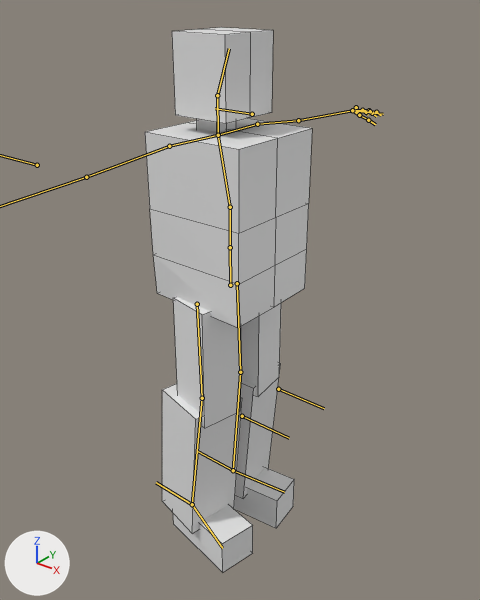
Before and after pictures for a commit that changed the Blender file models/BlenderSaves/Kubick.blend.
Camera for both pictures: a 50 mm lens placed at (18.2, -22.0, 27.5), pointed at (0.3, 0.3, 13.6). The axes (+X, +Y, +Z) are drawn at lower left. The lights are the same throughout. The bones that bend it are drawn over the model as lines. Mesh edges are drawn as thin lines.
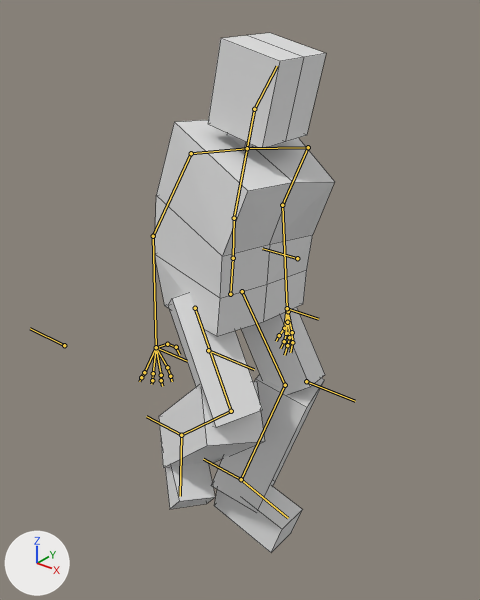
The newer file adds an action. The first version stands in its rest pose; the second is drawn at frame 40 of the action 'fly'.

Changed parts and their boxes [x1, y1, x2, y2] in the pictures (480 x 600 px):
'Cube.001', posed (8% wider): before [145, 27, 312, 572]; after [154, 33, 335, 553]
'Cube.003', posed: before [162, 384, 242, 533]; after [159, 381, 265, 468]
'Cube', posed (39% wider): before [173, 297, 241, 428]; after [168, 293, 263, 427]
'Cube.004', posed: before [235, 363, 281, 499]; after [211, 374, 325, 508]
'Cube.002', posed: before [241, 303, 281, 397]; after [241, 307, 325, 394]
bone 'Bone', root to tip: before (230, 285) to (230, 247); after (230, 294) to (233, 258)
bone 'Bone.001', root to tip: before (230, 247) to (230, 207); after (233, 258) to (234, 218)
bone 'Bone.002', root to tip: before (230, 207) to (218, 135); after (234, 218) to (247, 148)
bone 'Bone.003', root to tip: before (218, 135) to (217, 95); after (247, 148) to (254, 109)
bone 'Bone.004', root to tip: before (217, 95) to (229, 48); after (254, 109) to (277, 66)
bone 'Bone.005', root to tip: before (218, 135) to (169, 146); after (247, 148) to (191, 153)
bone 'Bone.026', root to tip: before (218, 135) to (257, 124); after (247, 148) to (308, 147)
bone 'Bone.010', root to tip: before (192, 504) to (222, 548); after (181, 435) to (180, 496)
bone 'Bone.031', root to tip: before (233, 470) to (284, 492); after (241, 479) to (288, 518)
bone 'Bone.048', root to tip: before (192, 504) to (156, 482); after (181, 435) to (146, 416)
bone 'Bone.047', root to tip: before (242, 416) to (289, 438); after (208, 350) to (254, 369)
bone 'Bone.050', root to tip: before (233, 470) to (198, 451); after (241, 479) to (203, 459)
bone 'Bone.049', root to tip: before (278, 389) to (324, 408); after (306, 381) to (355, 401)

The change in detail:
Bone 'Bone' (bone_bone) moves from (0.0, 0.0, 0.0) to (0.0, -0.46, 0.0).
Bone 'Bone' (bone_bone) turns from (0, 0, 0) to (0, -11, -5) degrees about its own x, y and z.
Bone 'Bone.001' (bone_bone_001) turns from (0, 0, 0) to (0, 0, 2) degrees about its own x, y and z.
Bone 'Bone.002' (bone_bone_002) turns from (0, 0, 0) to (-3, -6, -20) degrees about its own x, y and z.
Bone 'Bone.002' (bone_bone_002) is rescaled from (1.0, 1.0, 1.0) to (1.03, 1.03, 1.03).
Bone 'Bone.003' (bone_bone_003) turns from (0, 0, 0) to (2, 10, 10) degrees about its own x, y and z.
Bone 'Bone.004' (bone_bone_004) turns from (0, 0, 0) to (-2, 7, 0) degrees about its own x, y and z.
Bone 'Bone.005' (bone_bone_005) turns from (0, 0, 0) to (0, 0, -8) degrees about its own x, y and z.
Bone 'Bone.026' (bone_bone_026) turns from (0, 0, 0) to (-10, 1, 4) degrees about its own x, y and z.
Bone 'Bone.010' (bone_bone_010) turns from (0, 0, 0) to (0, 1, -3) degrees about its own x, y and z.
Bone 'Bone.031' (bone_bone_031) moves from (0.0, 0.0, 0.0) to (-0.22, 0.02, 0.0).
Bone 'Bone.031' (bone_bone_031) turns from (0, 0, 0) to (-13, 4, 2) degrees about its own x, y and z.
Bone 'Bone.048' (bone_bone_048) moves from (0.0, 0.0, 0.0) to (-3.11, 1.82, 1.13).
Bone 'Bone.047' (bone_bone_047) moves from (0.0, 0.0, 0.0) to (1.52, 0.0, 0.0).
Bone 'Bone.050' (bone_bone_050) moves from (0.0, 0.0, 0.0) to (-1.04, -1.55, -1.17).
Bone 'Bone.049' (bone_bone_049) moves from (0.0, 0.0, 0.0) to (-1.38, 0.0, 0.0).
